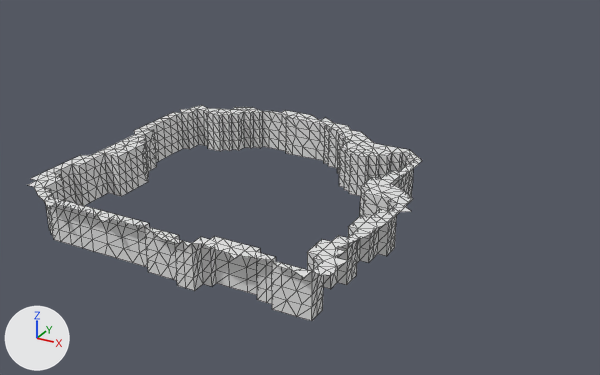
Before and after pictures for a commit that changed the OBJ model assets/terrain.obj.
Before and after are seen from a 50 mm camera at (57.9, -92.8, 50.8) aimed at (1.2, 10.1, -0.7). Lighting does not change. The marker at lower left points along +X, +Y and +Z. Mesh edges are drawn as thin lines. Where no turn or scale is listed for an object, it has been applied to the vertices. Vertices at the same position are counted once.
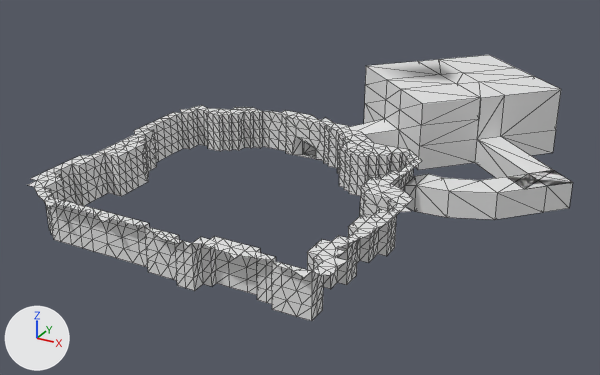
Commit message: Modify terrain asset

Patch to the scene script:
```diff
--- a/assets/terrain.obj.py
+++ b/assets/terrain.obj.py
@@ me_plane @@
 # used by ob_plane; location = (0.0, 0.0, 0.0)
-me_plane.from_pydata(...)  # 974 vertices, 1685 faces; spans x -24.7..24.7, y -24.7..23.3, z 0.0..6.3
+me_plane.from_pydata(...)  # 1066 vertices, 1879 faces; spans x -24.7..39.5, y -24.7..57.8, z -0.3..11.0
+# me_plane part 1
+# 4 vertices are removed from x -3.8..18.4, y 11.6..20.2, z 0.0..1.8
+# 14 faces are deleted
+# 52 vertices are added at x -4.7..39.5, y 9.2..57.8, z -0.3..11.0
+# 22 new vertices lie (0.0, 0.0, 4.1) away from vertices in x -1.6..39.5, y 9.2..57.8, z 0.0
+# 8 new vertices lie (0.0, 0.0, 6.9) away from vertices in x 5.3..32.2, y 31.3..57.8, z 4.1
+# 6 new vertices lie (0.0, 0.0, 3.5) away from vertices in x -1.6..22.1, y 23.9..47.1, z 4.1
+# 8 new vertices lie (0.0, 0.0, 2.7) away from vertices in x -4.7..1.0, y 21.3..27.1, z -0.3
+# 208 new faces join them
```

Where the change shows, as pixel boxes [x1, y1, x2, y2] in the pictures (600 x 375 px):
'Plane', reshaped (38% wider, 23% taller): before [28, 105, 422, 321]; after [28, 55, 573, 321]
part 1 of me_plane, built on: before [293, 137, 413, 198]; after [293, 55, 573, 220]
